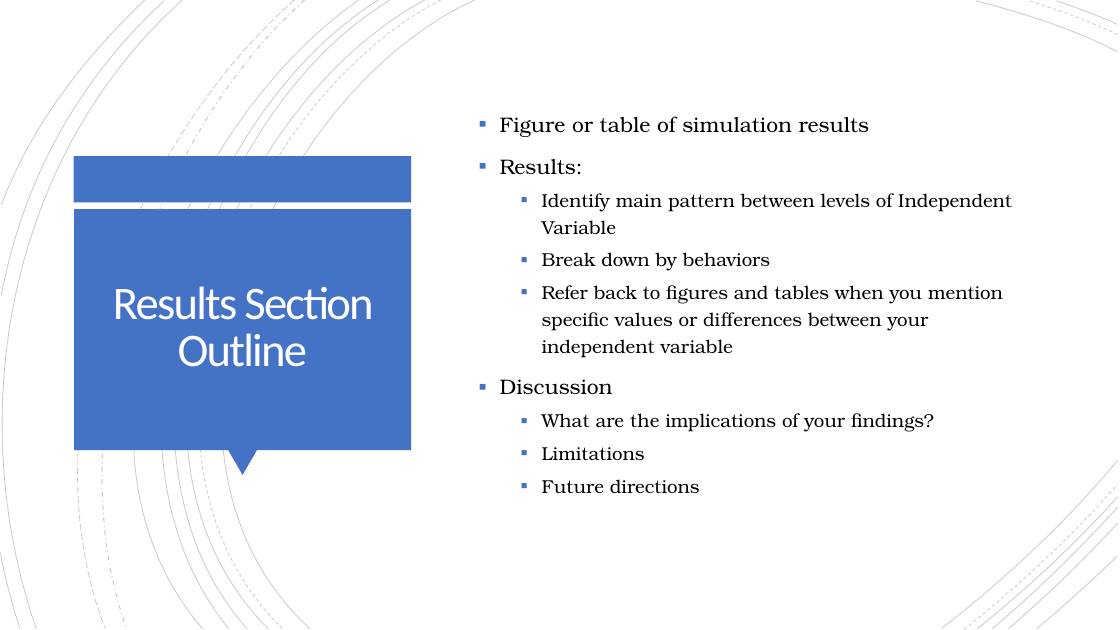
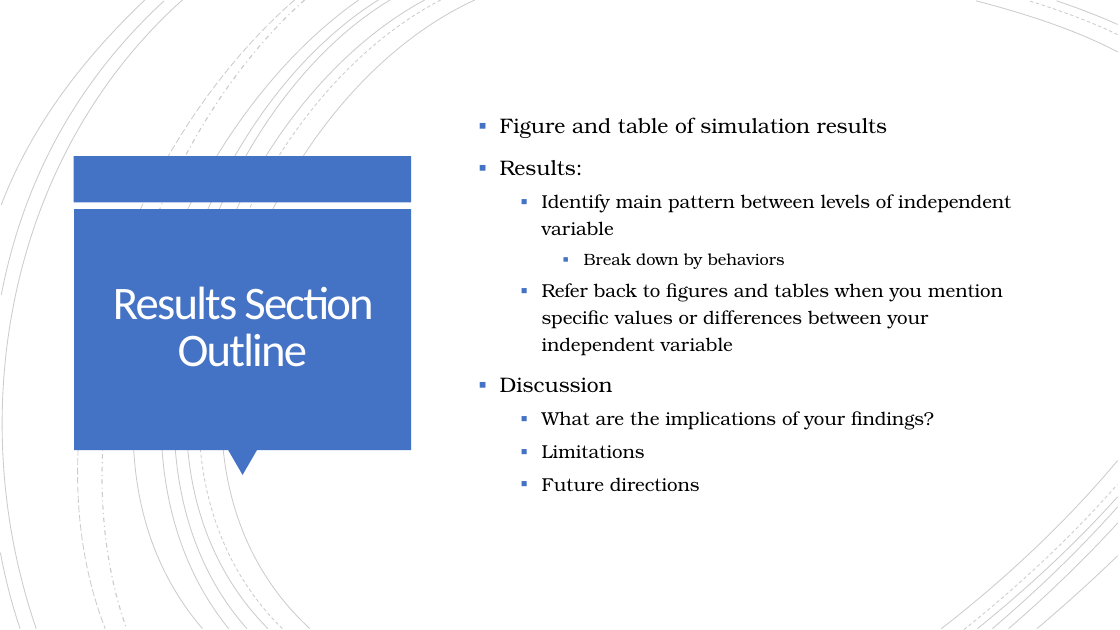
Before and after one commit to ekmaloney/soc490s, a slide deck: slide 9 of slides/april12.pptx. Drawn at 1120x630 pixels with LibreOffice and Linux fonts; fonts in the diff are those of the drawing. Boxes give left, top, right and bottom in pixels: in the first picture for what was removed or moved away, otherwise in the second. Text is boxed around its words. In the diff, an @@ line names an element or a change of style, - is before the commit and + after.

Commit message:
adding april 14 slides and amending some of the class descriptions

```diff
--- a/slides/april12.pptx
+++ b/slides/april12.pptx
@@ text at (500,117,887,138): text changed @@
-▪ Figure or table of simulation results
+▪ Figure and table of simulation results
@@ text at (542,194,1011,235): text changed @@
-  ▪ Identify main pattern between levels of Independent Variable
+  ▪ Identify main pattern between levels of independent variable
@@ text at (584,253,785,269): size 16 to 14 pt in "Break down by behaviors"; list level 2 to 3 in "Break down by behaviors" @@
```
Also in this commit, not shown: 11 other files.
